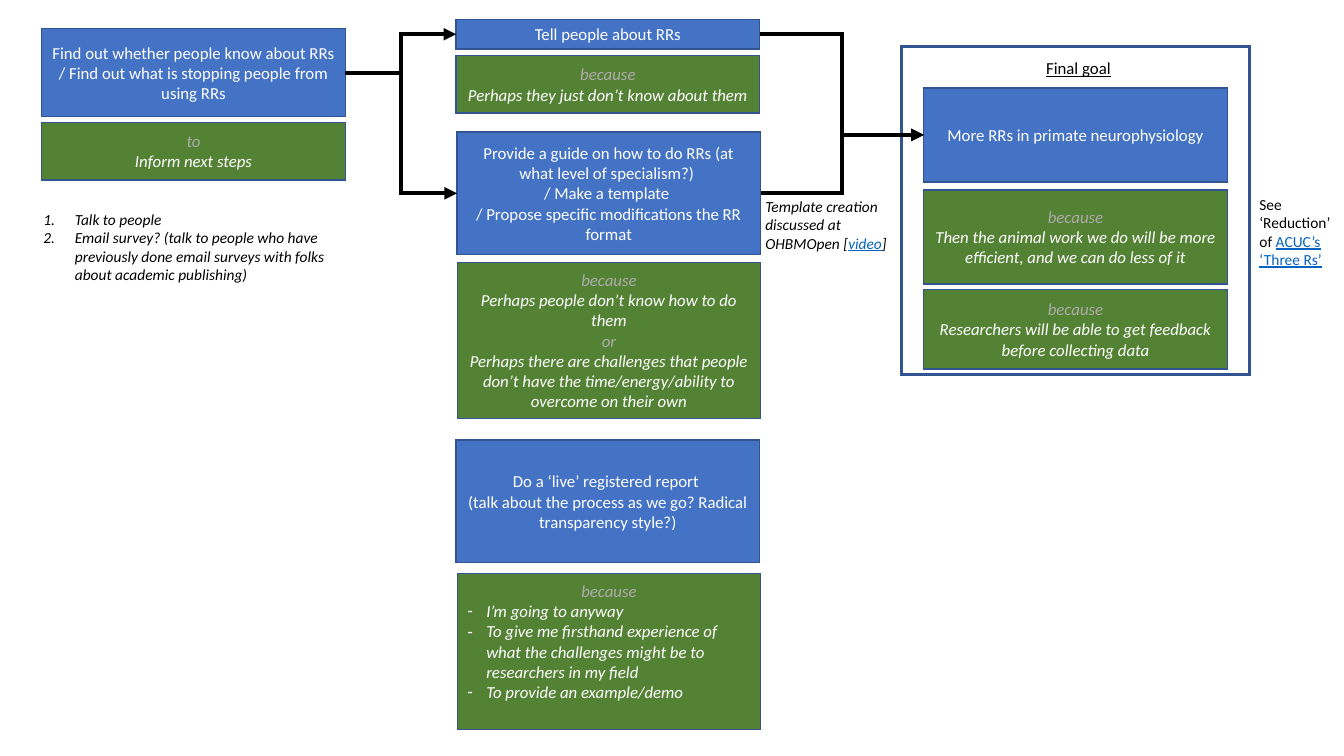
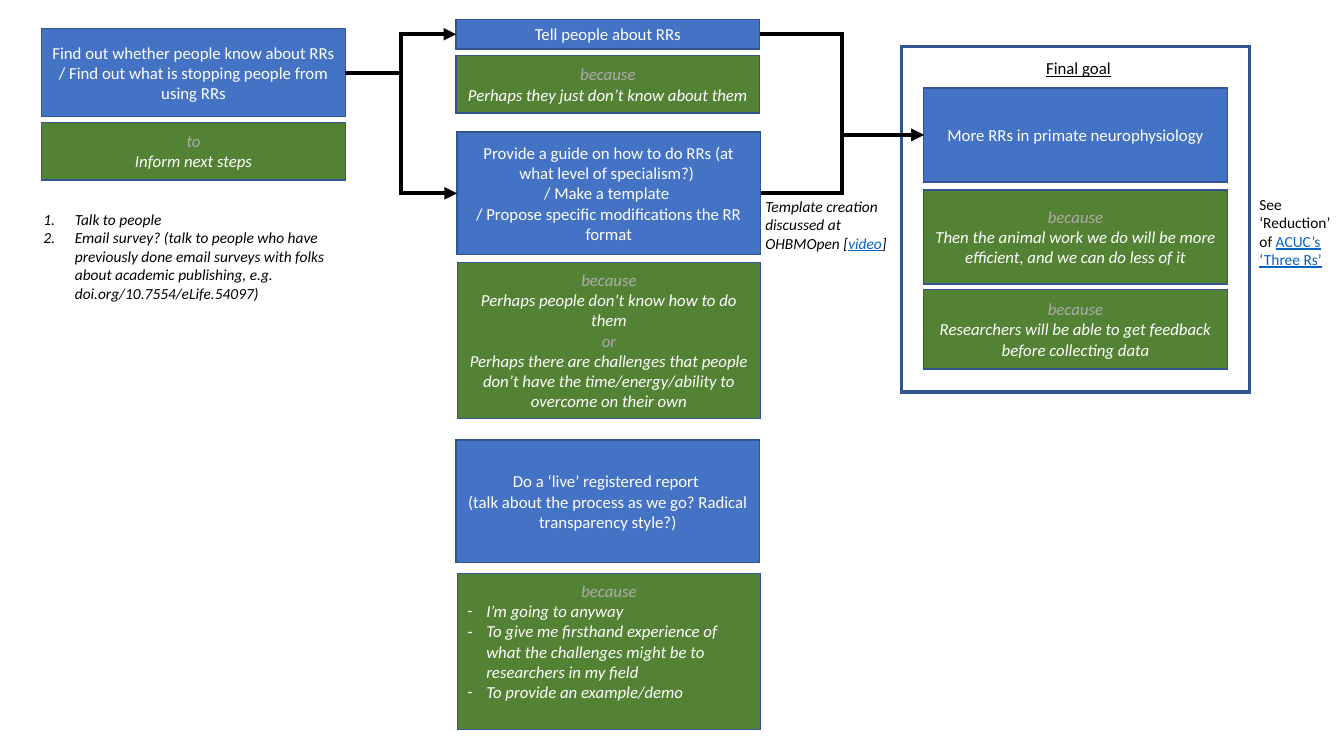
Before and after one commit to da5nsy/Registered-Reports-in-Primate-Neurophysiology, a slide deck: slide 1 of Roadmap.pptx. Drawn at 1344x756 pixels with LibreOffice and Linux fonts; fonts in the diff are those of the drawing. Boxes give left, top, right and bottom in pixels: in the first picture for what was removed or moved away, otherwise in the second. Text is boxed around its words. In the diff, an @@ line names an element or a change of style, - is before the commit and + after.

Commit message:
add link to roadmap, and test what updates to pptx files look like

```diff
--- a/Roadmap.pptx
+++ b/Roadmap.pptx
@@ rectangle: place and size @@
-rectangle at [902,46,1250,374]
+rectangle at [902,46,1250,392]
@@ text at [75,232,324,302]: text changed @@
-2. Email survey? (talk to people who have previously done email surveys with folks about academic publishing)
+2. Email survey? (talk to people who have previously done email surveys with folks about academic publishing, e.g. doi.org/10.7554/eLife.54097)
```
